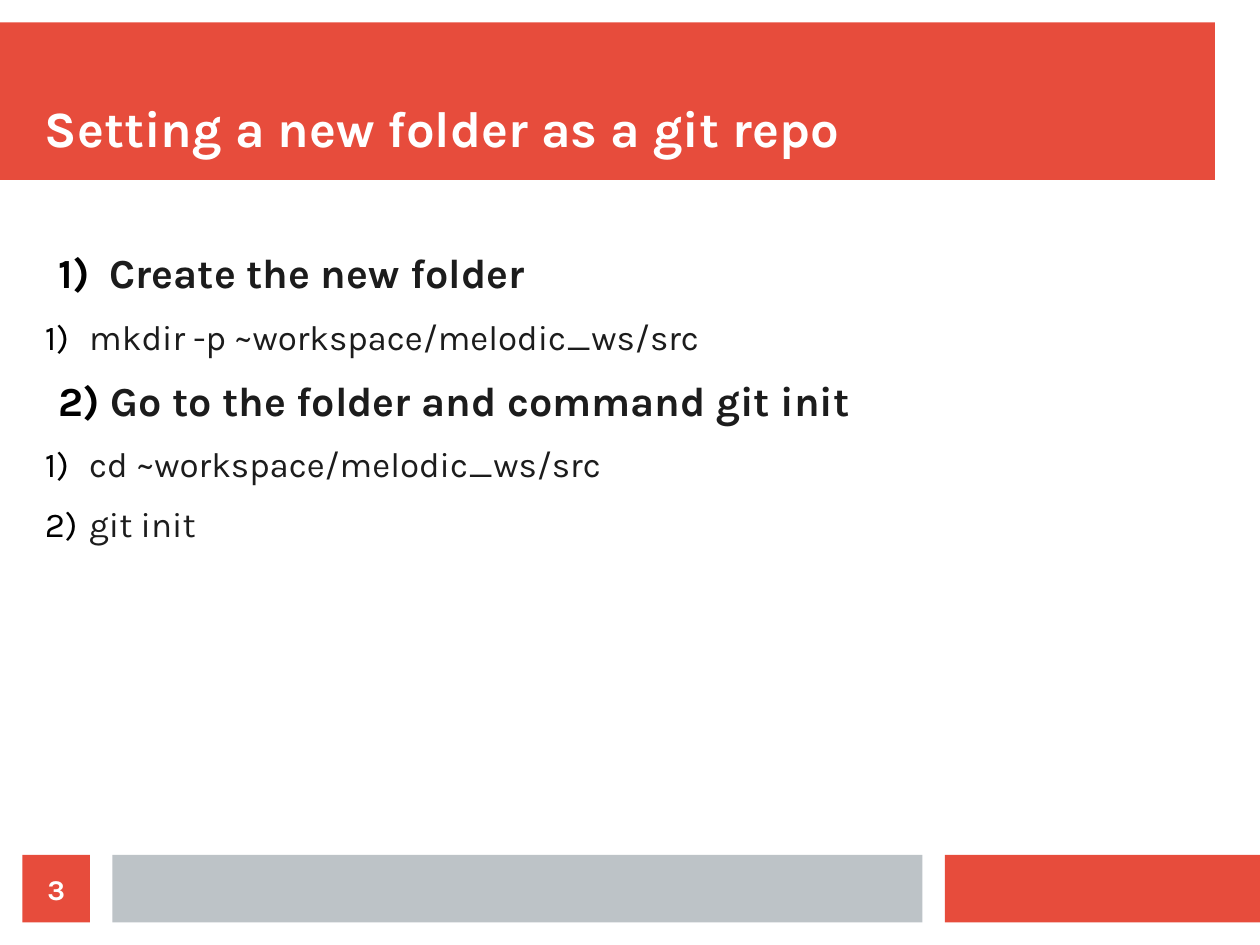
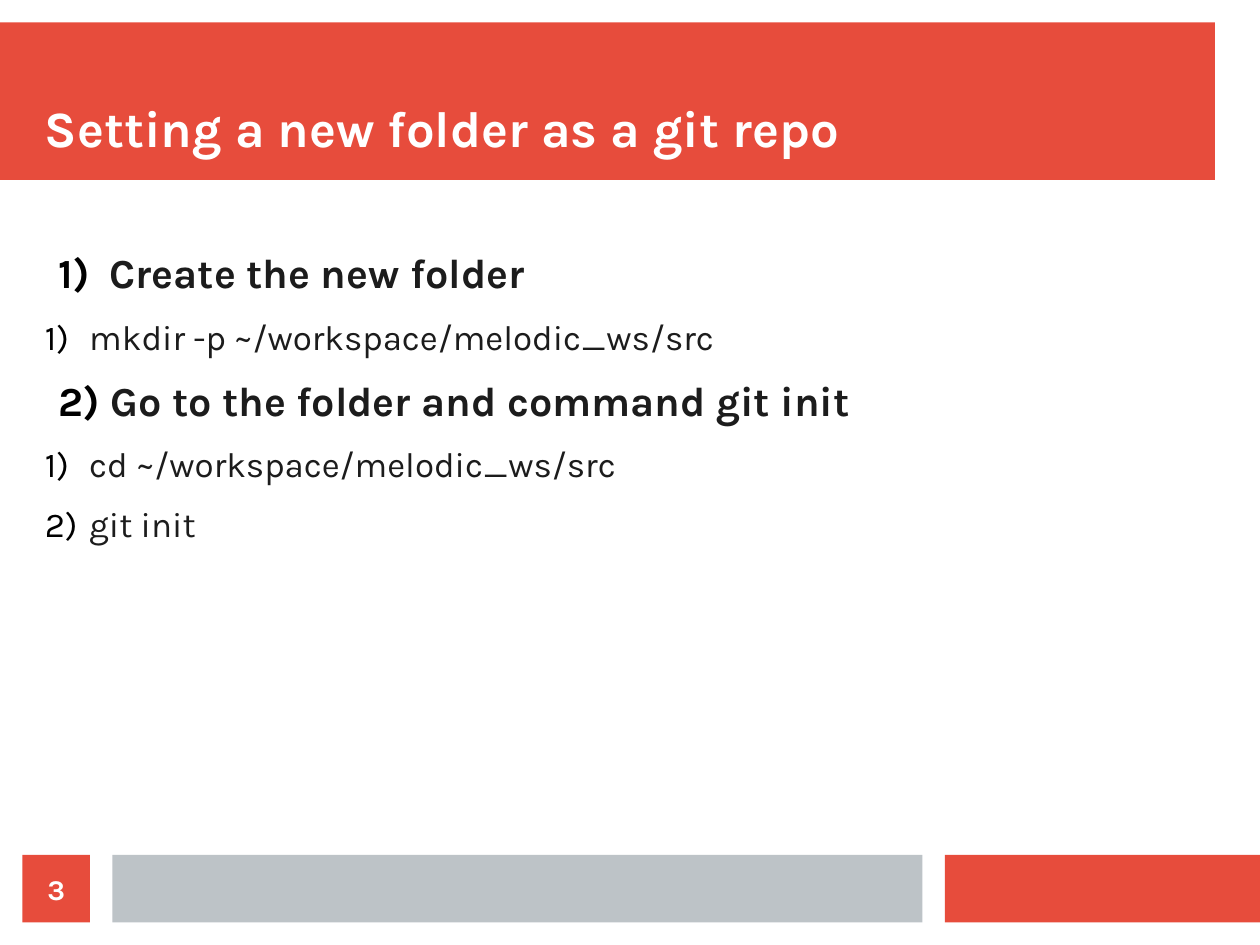
Before and after one commit to msinvent/melodic_ws, a slide deck: slide 3 of documents/git_setup.odp. Drawn at 1260x945 pixels with LibreOffice and Linux fonts; fonts in the diff are those of the drawing. Boxes give left, top, right and bottom in pixels: in the first picture for what was removed or moved away, otherwise in the second. Text is boxed around its words. In the diff, an @@ line names an element or a change of style, - is before the commit and + after.

Commit message:
spelling correction in git_Setup.odp

```diff
--- a/documents/git_setup.odp
+++ b/documents/git_setup.odp
@@ text at (89, 324, 714, 359): text changed @@
-  1) mkdir -p ~workspace/melodic_ws/src
+  1) mkdir -p ~/workspace/melodic_ws/src
@@ text at (89, 451, 616, 486): text changed @@
-  1) cd ~workspace/melodic_ws/src
+  1) cd ~/workspace/melodic_ws/src
```
Also in this commit, not shown: 2 other slides changed.
